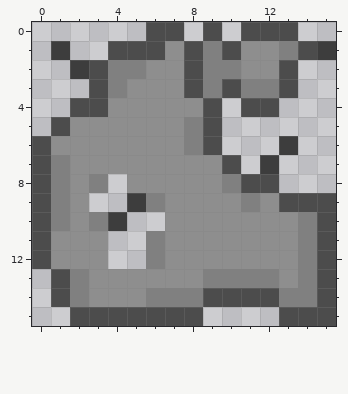
Two versions of one pixel-art sprite, Resources/Scrap/Scrap_3/1_C_ScrapMetal3.png. Above, as it was before the edit.
The file is 16x16 pixels.
The result:
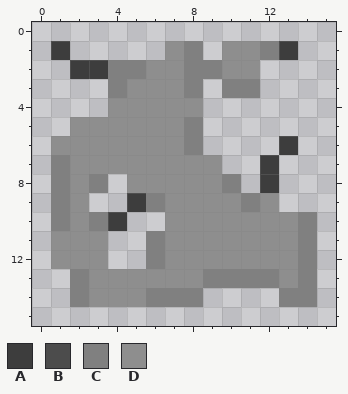
Palette (. is transparent): A #3d3d3d  B #4c4c4c  C #808080  D #8e8e8e
Difference:
y 0: x 6..7 BB -> ..; x 9 B -> .; x 11..13 BBB -> ...
y 1: x 4..6 BBB -> ...; x 8..10 BCB -> C.D; x 12..15 DCBA -> CA..
y 2: x 3 B -> A; x 8 B -> C; x 10 C -> D; x 12..13 DB -> ..
y 3: x 3 B -> .; x 8..10 BCB -> C.C; x 12..13 CB -> ..
y 4: x 2..3 BB -> ..; x 9 B -> .; x 11..12 BB -> ..
y 5: x 1 B -> .; x 9 B -> .
y 6: x 0 B -> .; x 9 B -> .
y 7: x 0 B -> .; x 10 B -> .
y 8: x 0 B -> .; x 11..12 BB -> .A
y 9: x 0 B -> .; x 13..15 BBB -> ...
y 10..12: x 0 B -> .; x 15 B -> .
y 13: x 1 B -> .; x 15 B -> .
y 14: x 1 B -> .; x 9..12 BBBB -> ....; x 15 B -> .
y 15: x 2..8 BBBBBBB -> .......; x 13..15 BBB -> ...
Boxes around the changes in both pictures, in picture pixels (x1, y1, x2, y2):
changed: (32, 22, 336, 326)
